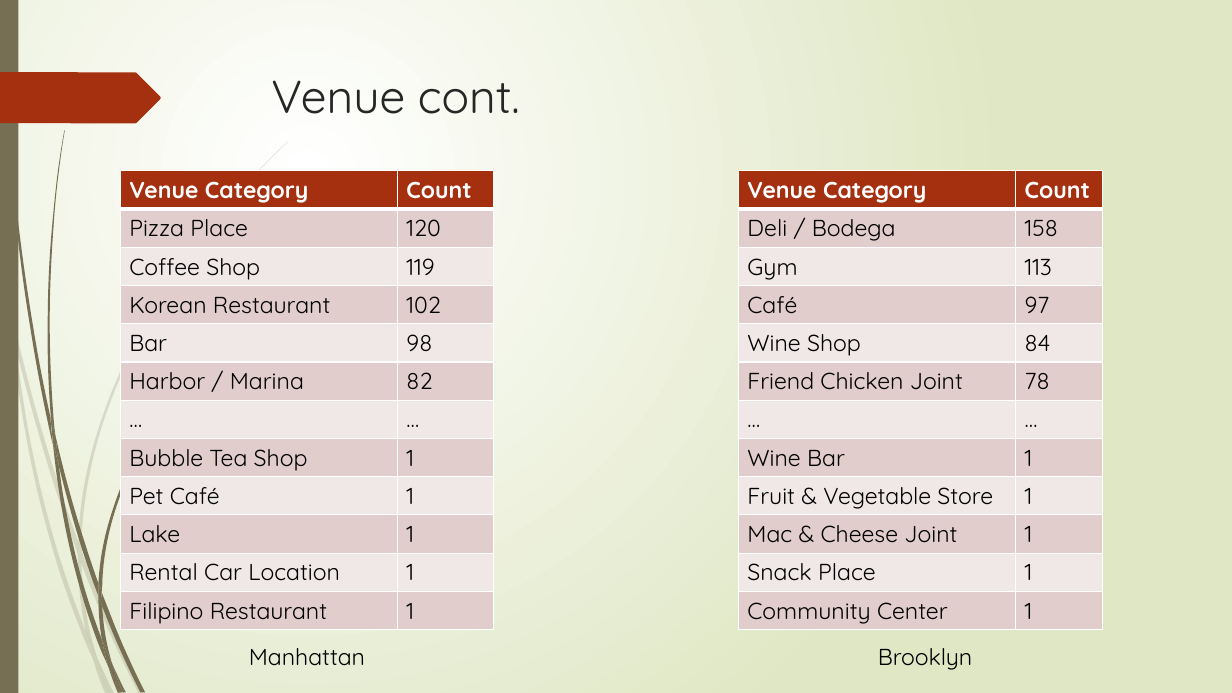
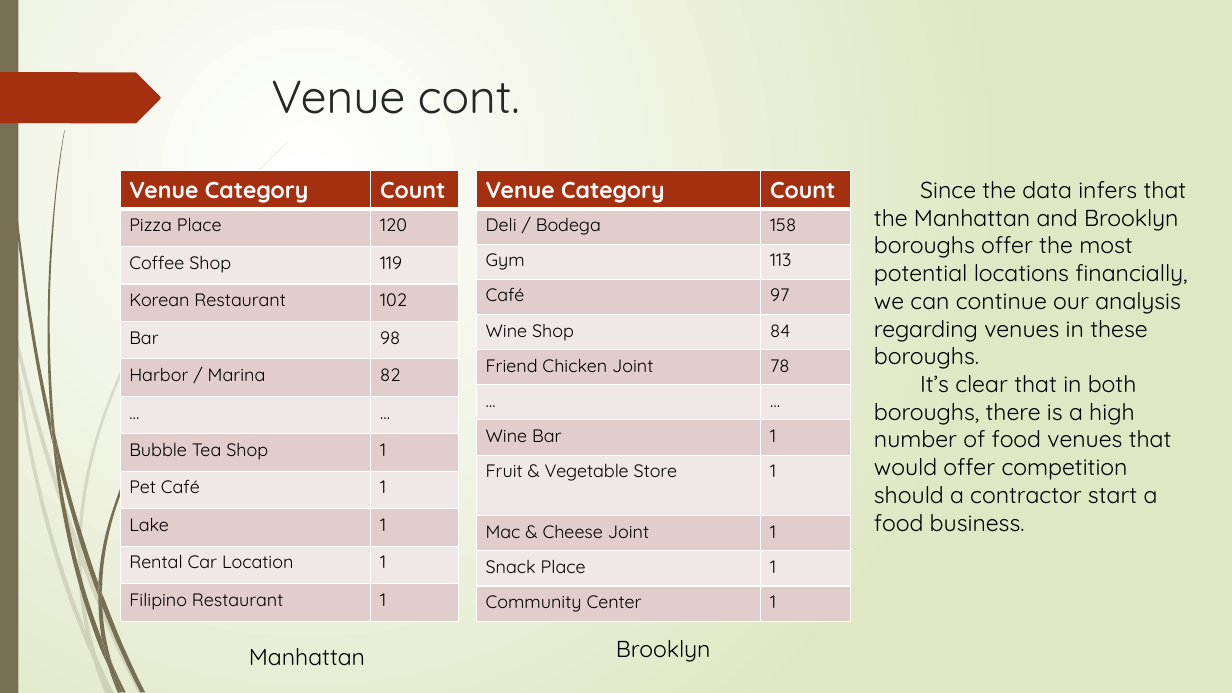
Before and after one commit to DerekDTran/Coursera_Capstone, a slide deck: slide 6 of Presentation.pptx. Drawn at 1232x693 pixels with LibreOffice and Linux fonts; fonts in the diff are those of the drawing. Boxes give left, top, right and bottom in pixels: in the first picture for what was removed or moved away, otherwise in the second. Text is boxed around its words. In the diff, an @@ line names an element or a change of style, - is before the commit and + after.

```diff
--- a/Presentation.pptx
+++ b/Presentation.pptx
@@ table at box(120, 171, 458, 620) @@
@@ size 18 to 14 pt in "Pizza Place", "120", "Coffee Shop", "119" and 18 more places @@
@@ table: place and size @@
-table at box(120, 171, 494, 628)
+table at box(120, 171, 458, 620)
@@ table at box(477, 171, 850, 620) @@
@@ size 18 to 14 pt in "Deli / Bodega", "158", "Gym", "113" and 18 more places @@
@@ table: place and size @@
-table at box(738, 171, 1103, 628)
+table at box(477, 171, 850, 620)
@@ text added at box(874, 181, 1187, 532), 18 pt, text #000000 @@
+Since the data infers that the Manhattan and Brooklyn boroughs offer the most potential locations financially, we can continue our analysis regarding venues in these boroughs.
+It’s clear that in both boroughs, there is a high number of food venues that would offer competition should a contractor start a food business.
@@ text "Brooklyn": place and size @@
-text "Brooklyn" at box(878, 648, 973, 670)
+text "Brooklyn" at box(616, 640, 711, 662)
```
Also in this commit, not shown: 5 other slides changed, 1 slide added, 1 slide removed.
